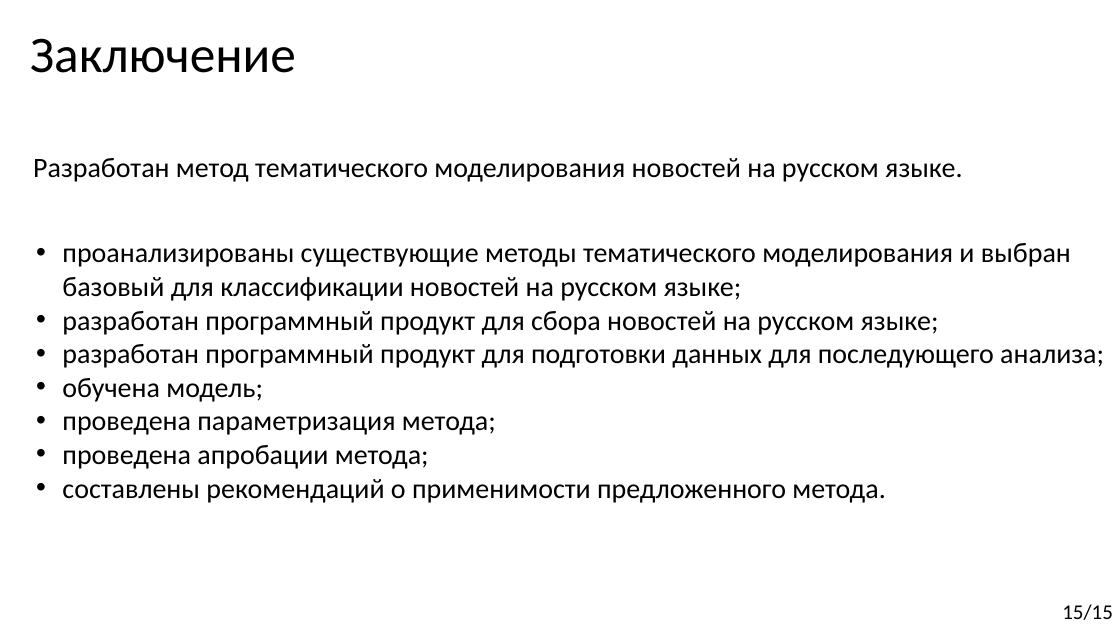
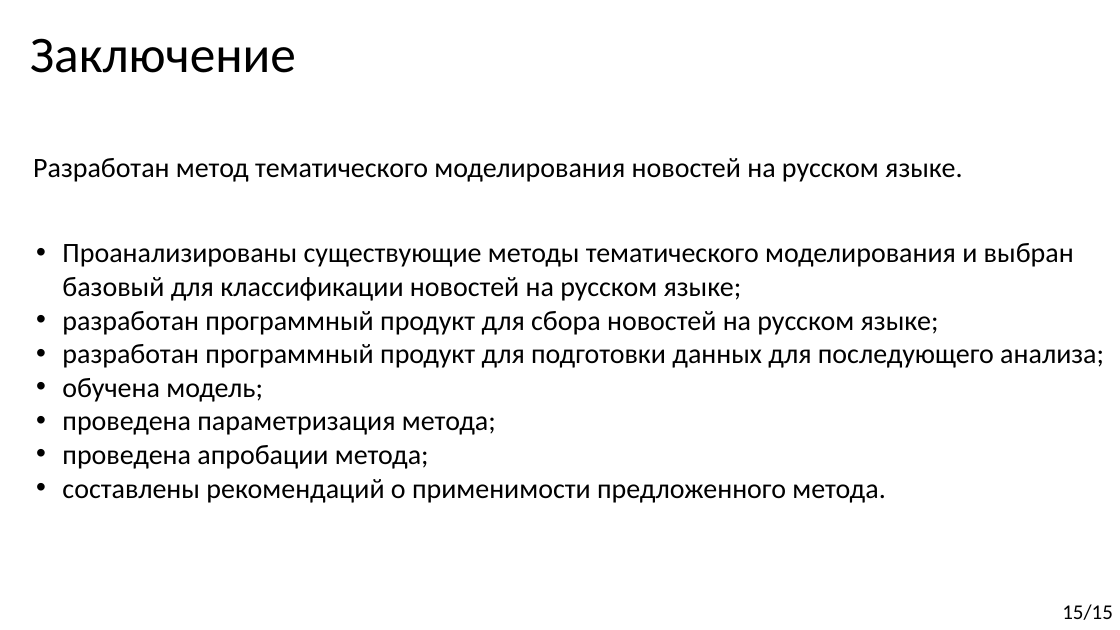
Before and after one commit to Kirmark/bachelor-qualification-work, a slide deck: slide 15 of presentation/presentation.pptx. Drawn at 1120x630 pixels with LibreOffice and Linux fonts; fonts in the diff are those of the drawing. Boxes give left, top, right and bottom in pixels: in the first picture for what was removed or moved away, otherwise in the second. Text is boxed around its words. In the diff, an @@ line names an element or a change of style, - is before the commit and + after.

```diff
--- a/presentation/presentation.pptx
+++ b/presentation/presentation.pptx
@@ text at [62, 243, 1074, 301]: text changed @@
-• проанализированы существующие методы тематического моделирования и выбран базовый для классификации новостей на русском языке;
+• Проанализированы существующие методы тематического моделирования и выбран базовый для классификации новостей на русском языке;
```
Also in this commit, not shown: 4 other slides changed, 3 other files.
